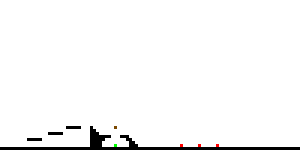
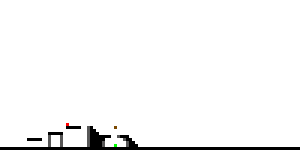
Before/after of a w=300, h=150 layered artwork. What changed in the layer stack:
painted on "Capa 1" over [48, 123, 219, 147]
